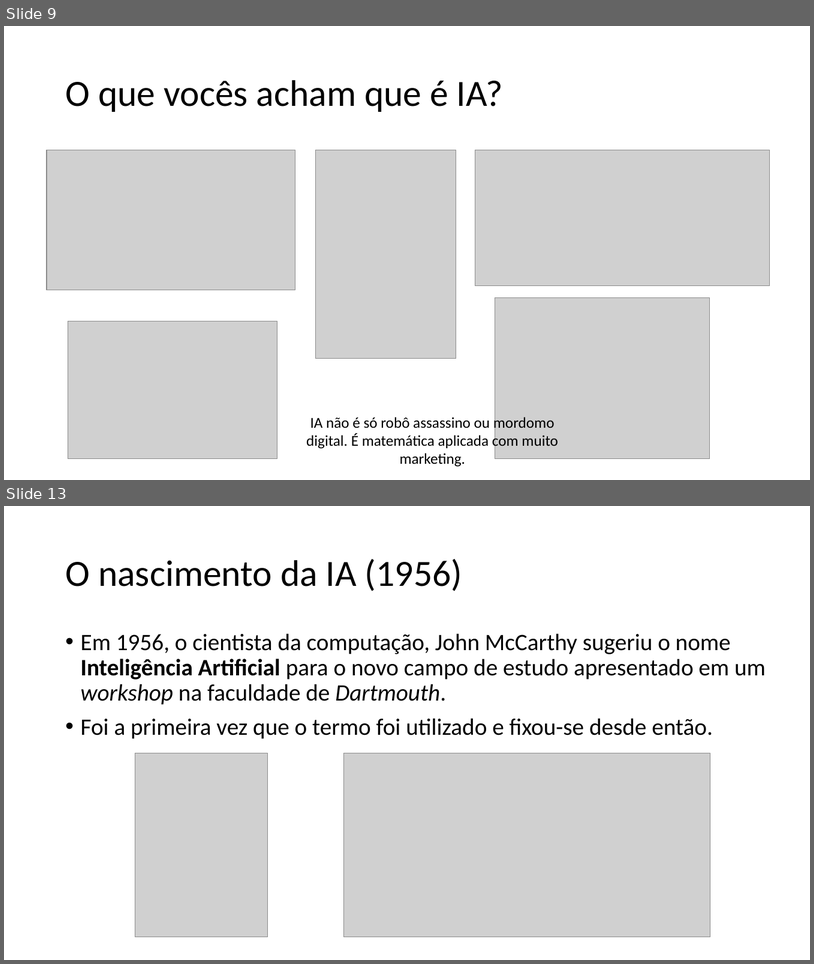
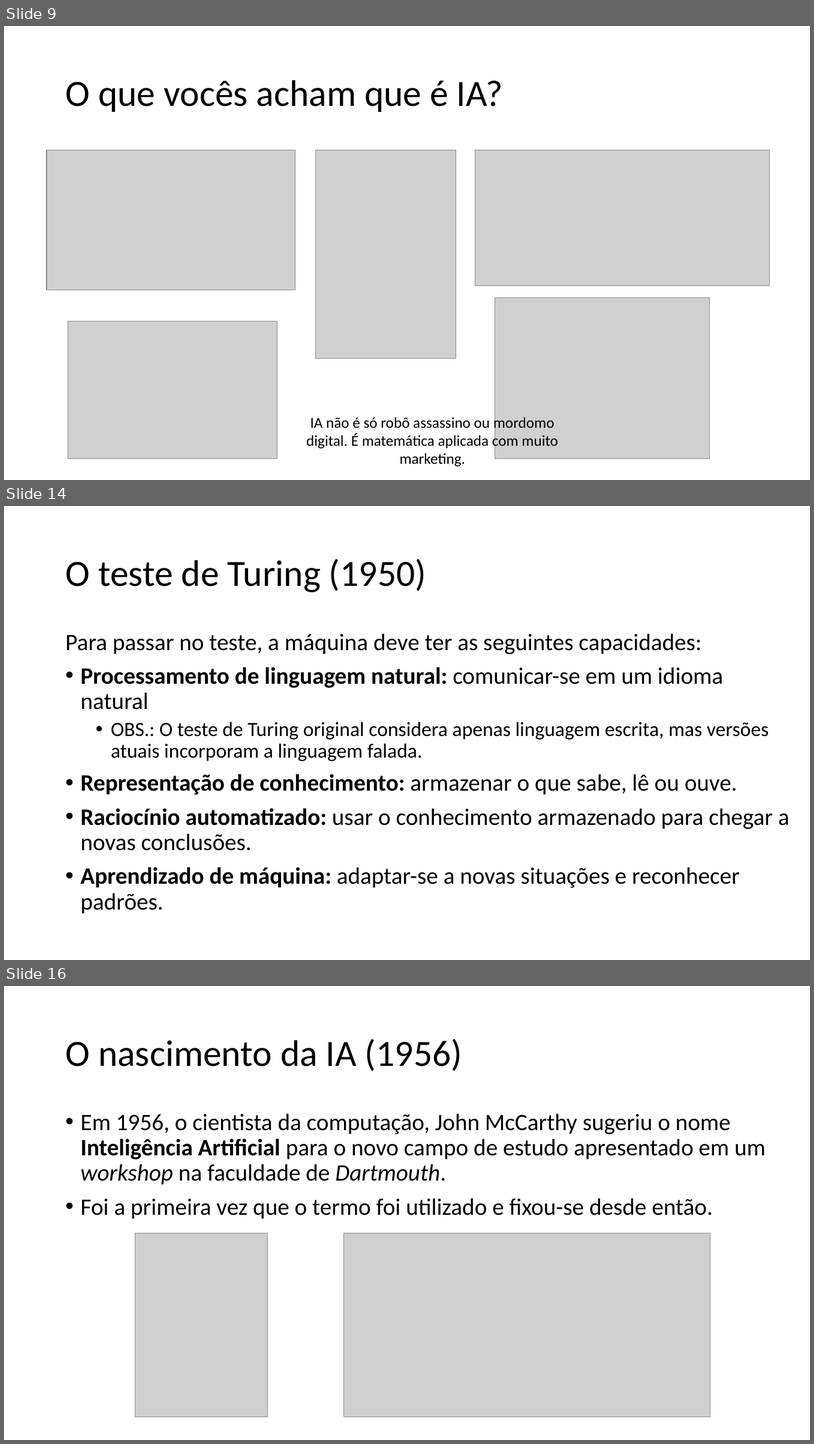
Before and after one commit to zz4fap/c24_inteligencia_artificial, a slide deck: slides/C24_Introdução.pptx. Shown one above the other, each under a label of ours: slides 9 and 13 before the commit, slides 9, 14 and 16 after it; the slides between them are not shown. The pictures are 814x964 and 814x1444 pixels, drawn with LibreOffice and Linux fonts; fonts in the diff are those of the drawing; grey boxes stand for pictures. Boxes give left, top, right and bottom in pixels: in the first picture for what was removed or moved away, otherwise in the second. Text is boxed around its words. In the diff, an @@ line names an element or a change of style, - is before the commit and + after.

```diff
--- a/slides/C24_Introdução.pptx
+++ b/slides/C24_Introdução.pptx
@@ slide 14 added at (x1=4, y1=506, x2=810, y2=960), background #FFFFFF @@
@@ title added at (x1=65, y1=559, x2=426, y2=592), 44 pt, text #000000 @@
+O teste de Turing (1950)
@@ text added at (x1=65, y1=633, x2=790, y2=913), 28 pt, text #000000 @@
+Para passar no teste, a máquina deve ter as seguintes capacidades:
+• Processamento de linguagem natural: comunicar-se em um idioma natural
+  • OBS.: O teste de Turing original considera apenas linguagem escrita, mas versões atuais incorporam a linguagem falada.
+• Representação de conhecimento: armazenar o que sabe, lê ou ouve.
+• Raciocínio automatizado: usar o conhecimento armazenado para chegar a novas conclusões.
+• Aprendizado de máquina: adaptar-se a novas situações e reconhecer padrões.
@@ what was slide 13 is now slide 16 @@
```
Also in this commit, not shown: 3 slides changed, 3 other slides added, 1 slide removed.
